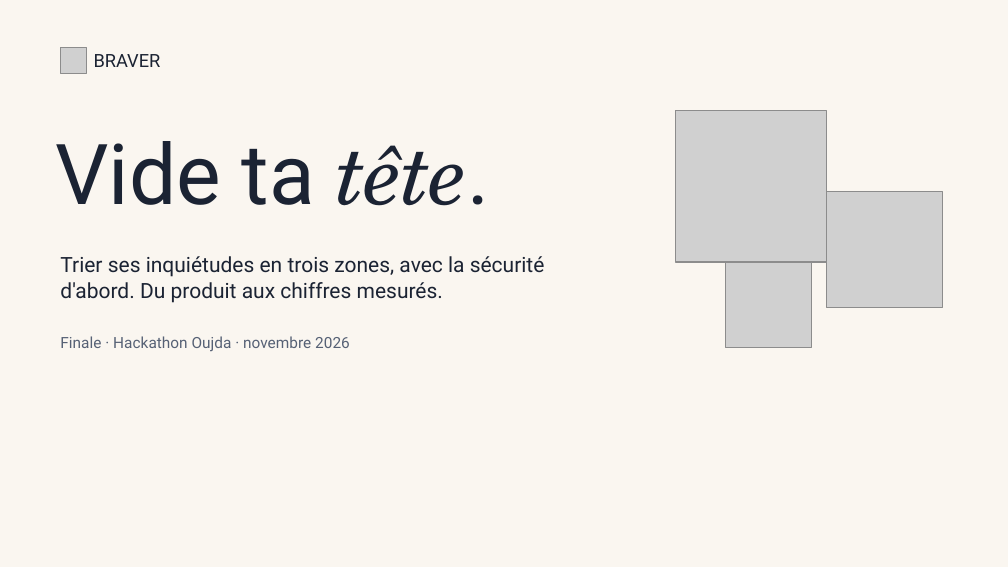
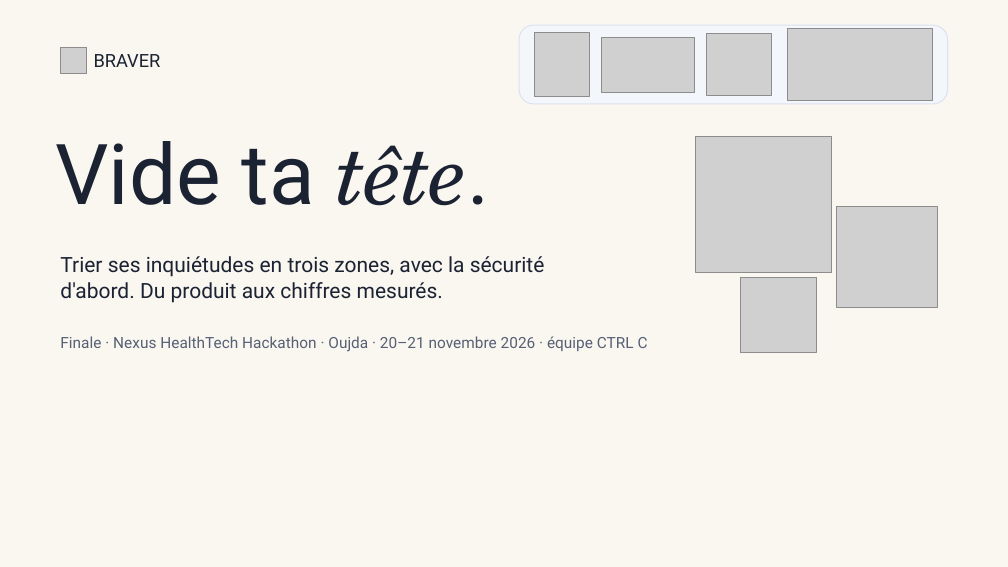
Before and after one commit to ilyasdaoudrma/braver, a slide deck: slide 1 of docs/pitch/BRAVER-Finale-10min.pptx. Drawn at 1008x567 pixels with LibreOffice and Linux fonts; fonts in the diff are those of the drawing; grey boxes stand for pictures; background and template pictures are left out. Boxes give left, top, right and bottom in pixels: in the first picture for what was removed or moved away, otherwise in the second. Text is boxed around its words. In the diff, an @@ line names an element or a change of style, - is before the commit and + after.

```diff
--- a/docs/pitch/BRAVER-Finale-10min.pptx
+++ b/docs/pitch/BRAVER-Finale-10min.pptx
@@ rounded rectangle added at box(519, 25, 948, 104), fill #F3F6FB, outline #DCE3EE 0.75 pt @@
@@ picture added at box(787, 28, 932, 101) @@
@@ picture added at box(534, 32, 590, 97) @@
@@ picture added at box(602, 37, 695, 93) @@
@@ picture added at box(707, 33, 771, 96) @@
@@ picture: place and size @@
-picture at box(675, 111, 827, 262)
+picture at box(696, 136, 832, 272)
@@ picture: place and size @@
-picture at box(827, 192, 942, 307)
+picture at box(837, 207, 937, 307)
@@ picture: place and size @@
-picture at box(726, 262, 811, 348)
+picture at box(741, 277, 816, 353)
@@ text at box(60, 336, 648, 351): text changed @@
-Finale · Hackathon Oujda · novembre 2026
+Finale · Nexus HealthTech Hackathon · Oujda · 20–21 novembre 2026 · équipe CTRL C
```
Also in this commit, not shown: 3 other slides changed, 26 other files.
